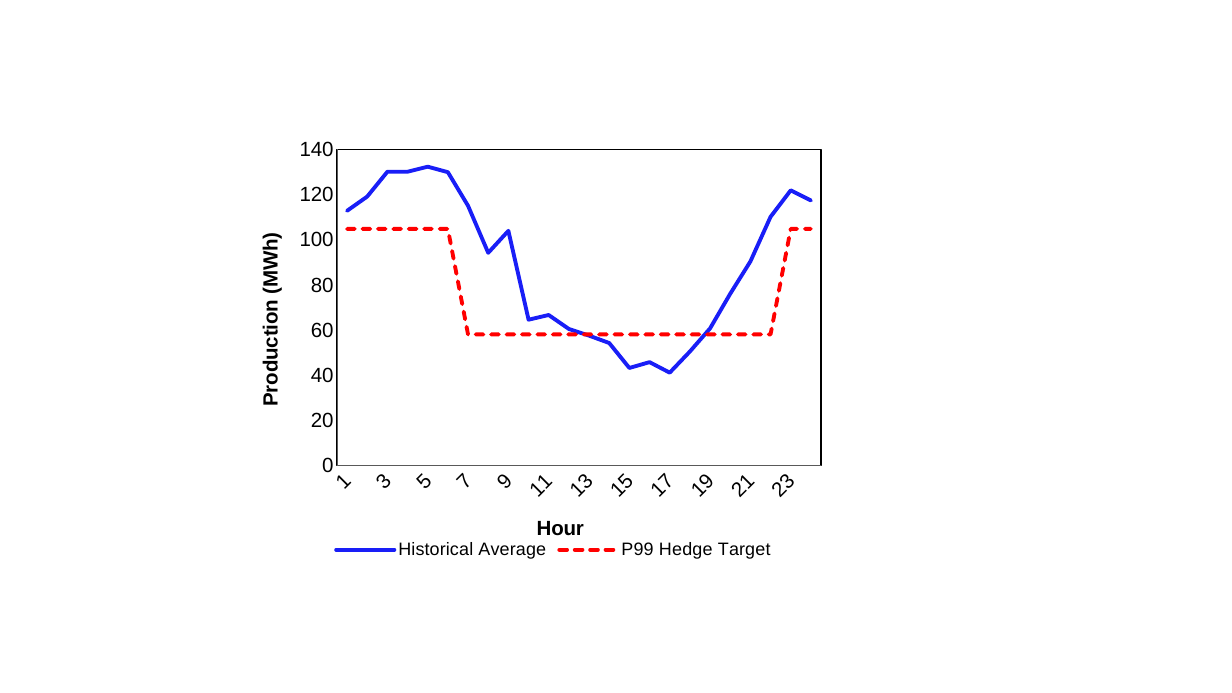
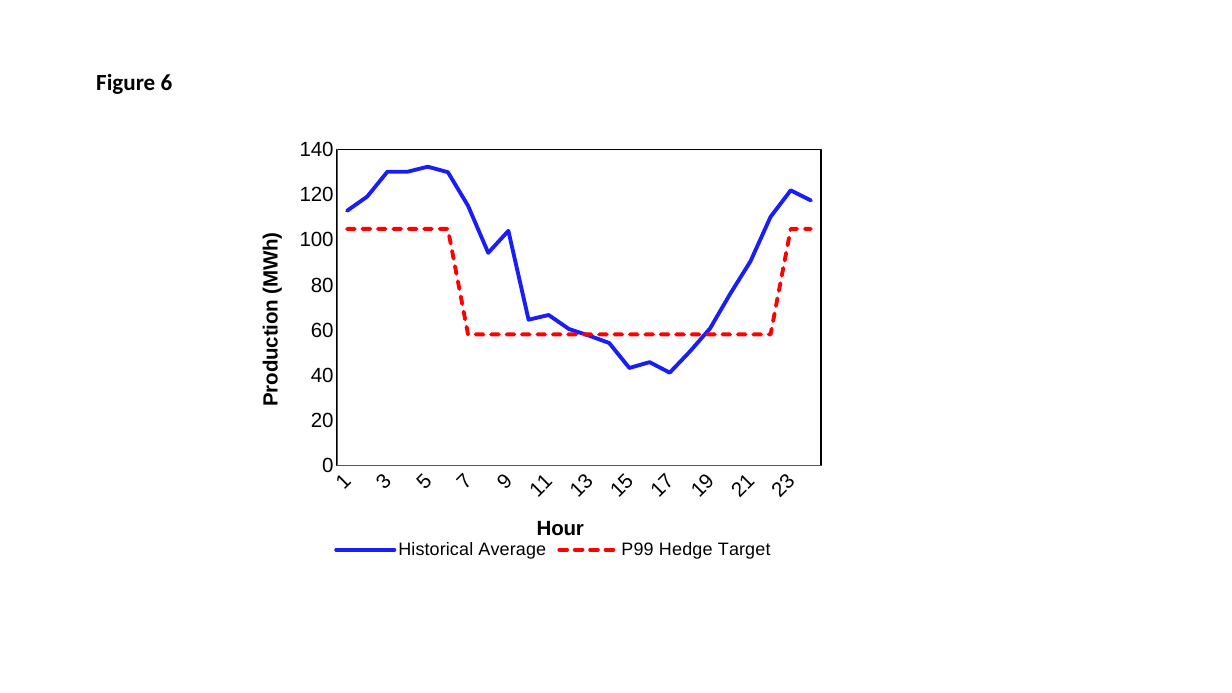
Before and after one commit to romulus97/Zach_research, a slide deck: slide 5 of figures.pptx. Drawn at 1232x693 pixels with LibreOffice and Linux fonts; fonts in the diff are those of the drawing. Boxes give left, top, right and bottom in pixels: in the first picture for what was removed or moved away, otherwise in the second. Text is boxed around its words. In the diff, an @@ line names an element or a change of style, - is before the commit and + after.

```diff
--- a/figures.pptx
+++ b/figures.pptx
@@ text added at bbox=[96, 74, 173, 94], 18 pt, text #000000, bold @@
+Figure 6
```
Also in this commit, not shown: 3 other slides changed, 8 slides added, 8 slides removed, 4 other files.
